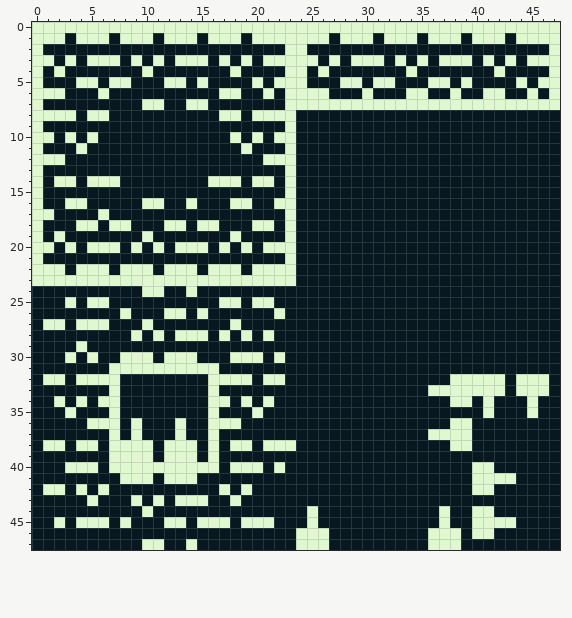
Two states of a pixel-art sprite, assets/bgTiles.png. This is how it looked before the edit.
The file is 48x48 pixels.
The same view after the edit:
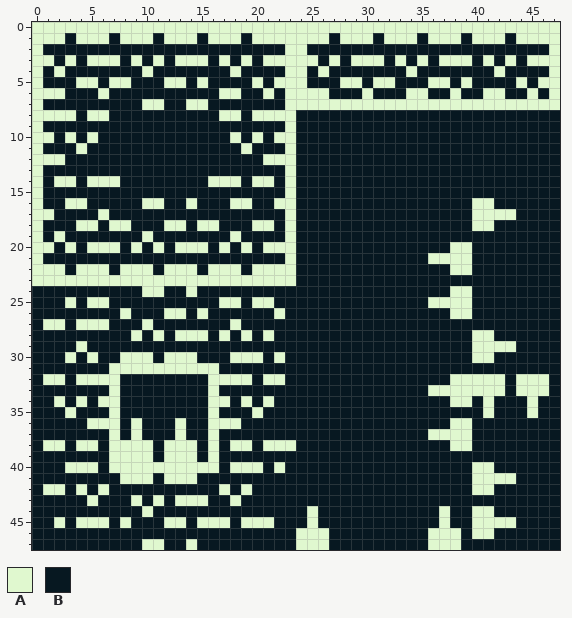
Palette (. is transparent): A #e0f8cf  B #071821
What changed:
y 16: x 40..41 BB -> AA
y 17: x 40..43 BBBB -> AAAA
y 18: x 40..41 BB -> AA
y 20: x 38..39 BB -> AA
y 21: x 36..39 BBBB -> AAAA
y 22: x 38..39 BB -> AA
y 24: x 38..39 BB -> AA
y 25: x 36..39 BBBB -> AAAA
y 26: x 38..39 BB -> AA
y 28: x 40..41 BB -> AA
y 29: x 40..43 BBBB -> AAAA
y 30: x 40..41 BB -> AA
Pixel boxes of the changes (left, top, right, bottom) in both pictures:
changed: (428, 198, 516, 363)
